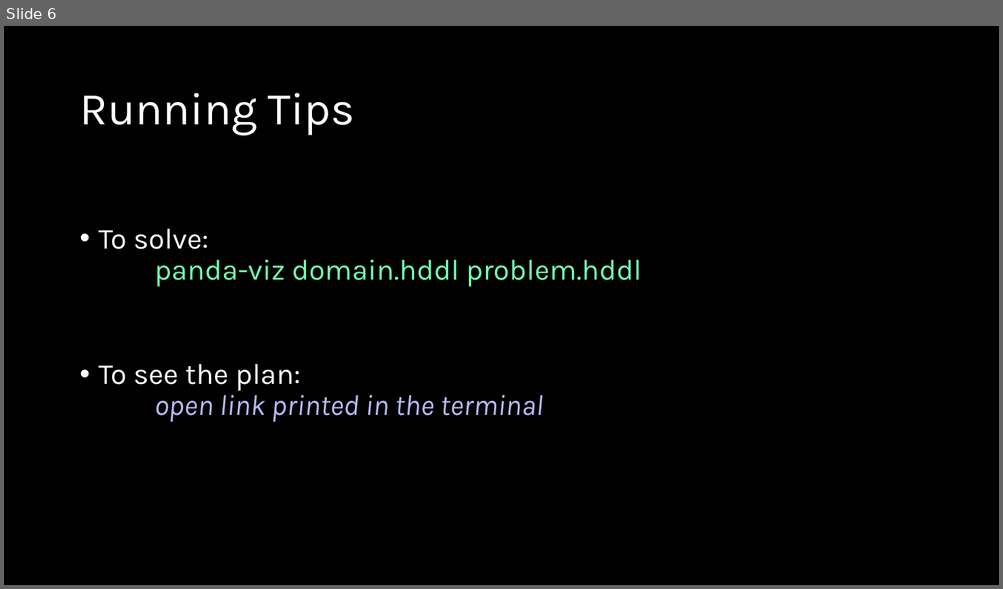
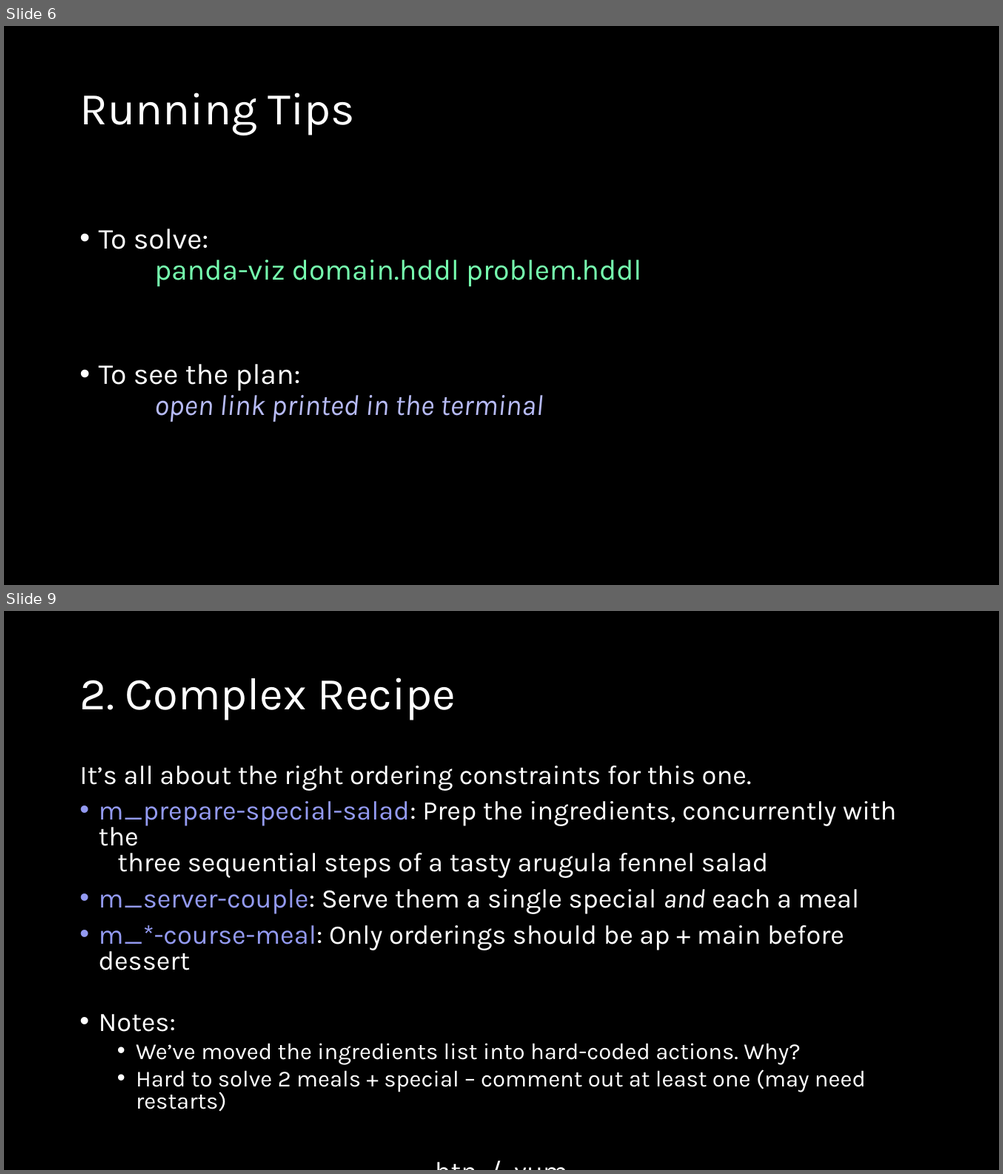
Before and after one commit to AI-Planning/modeling-in-pddl, a slide deck: exercises/cisc-813/htn/slides.pptx. Shown one above the other, each under a label of ours: slide 6 before the commit, slides 6 and 9 after it; the slides between them are not shown. The pictures are 1003x589 and 1003x1174 pixels, drawn with LibreOffice and Linux fonts; fonts in the diff are those of the drawing. Boxes give left, top, right and bottom in pixels: in the first picture for what was removed or moved away, otherwise in the second. Text is boxed around its words. In the diff, an @@ line names an element or a change of style, - is before the commit and + after.

```diff
--- a/exercises/cisc-813/htn/slides.pptx
+++ b/exercises/cisc-813/htn/slides.pptx
@@ slide 9 added at (4,611,999,1170), background #000000 @@
@@ title added at (79,678,456,721), 44 pt, text #FFFFFF @@
+2. Complex Recipe
@@ text added at (79,766,896,1112), 25.9 pt, text #FFFFFF @@
+It’s all about the right ordering constraints for this one.
+• m_prepare-special-salad: Prep the ingredients, concurrently with the
+  three sequential steps of a tasty arugula fennel salad
+• m_server-couple: Serve them a single special and each a meal
+• m_*-course-meal: Only orderings should be ap + main before dessert
+• Notes:
+  • We’ve moved the ingredients list into hard-coded actions. Why?
+  • Hard to solve 2 meals + special – comment out at least one (may need restarts)
+htn / yum
```
Also in this commit, not shown: 3 slides changed, 6 other slides added, 8 slides removed, 10 other files.
